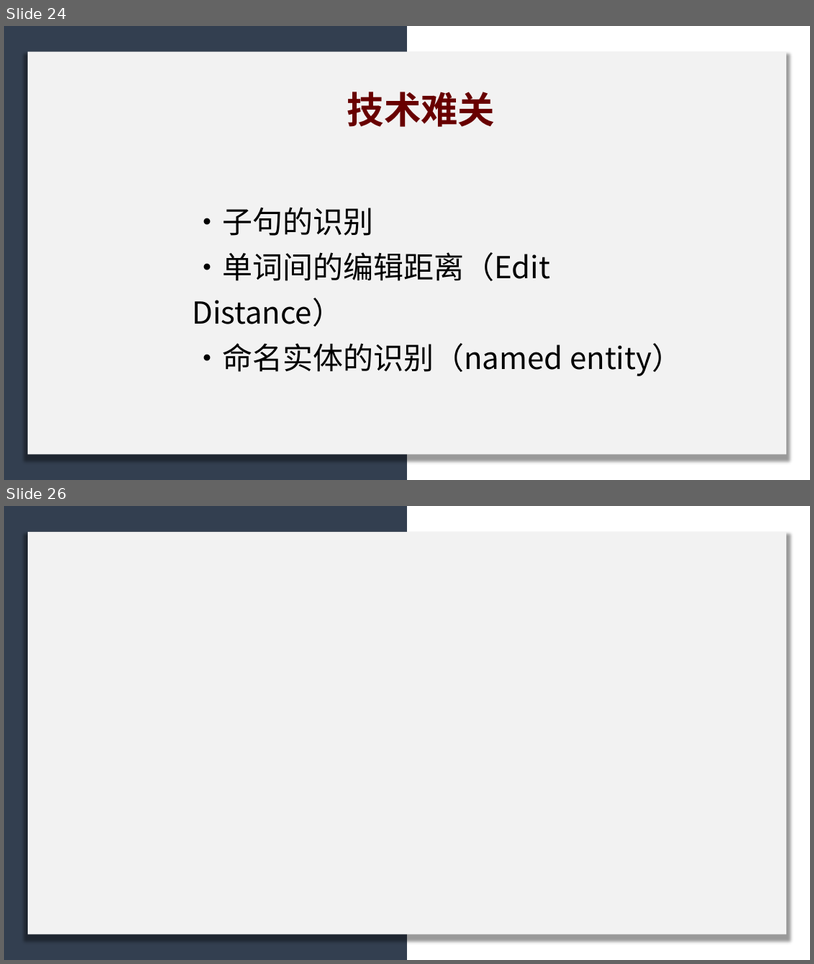
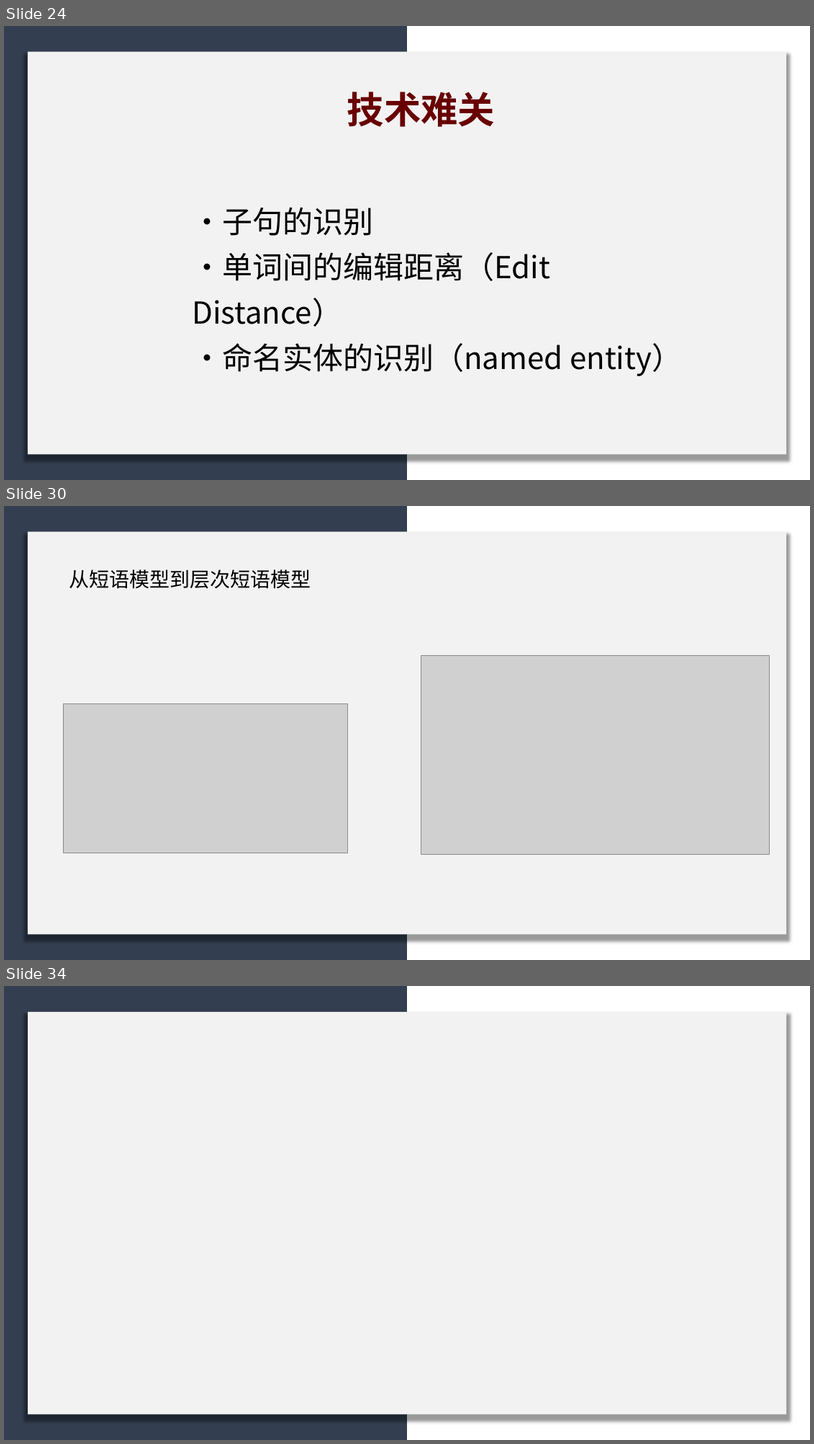
Before and after one commit to licheng0573/RosettaStone, a slide deck: 二组展示_10_24.pptx. Shown one above the other, each under a label of ours: slides 24 and 26 before the commit, slides 24, 30 and 34 after it; the slides between them are not shown. The pictures are 814x964 and 814x1444 pixels, drawn with LibreOffice and Linux fonts; fonts in the diff are those of the drawing; grey boxes stand for pictures. Boxes give left, top, right and bottom in pixels: in the first picture for what was removed or moved away, otherwise in the second. Text is boxed around its words. In the diff, an @@ line names an element or a change of style, - is before the commit and + after.

```diff
--- a/二组展示_10_24.pptx
+++ b/二组展示_10_24.pptx
@@ slide 30 added at [4,506,810,960], background #FFFFFF @@
@@ rectangle added at [4,506,407,960], fill #333F50 @@
@@ rectangle added at [28,531,787,934], fill #F2F2F2 @@
@@ text added at [69,569,311,589], 24 pt, text #000000 @@
+从短语模型到层次短语模型
@@ picture added at [421,656,770,854] @@
@@ picture added at [63,704,348,852] @@
@@ what was slide 26 is now slide 34 @@
```
Also in this commit, not shown: 2 slides changed, 6 other slides added.
